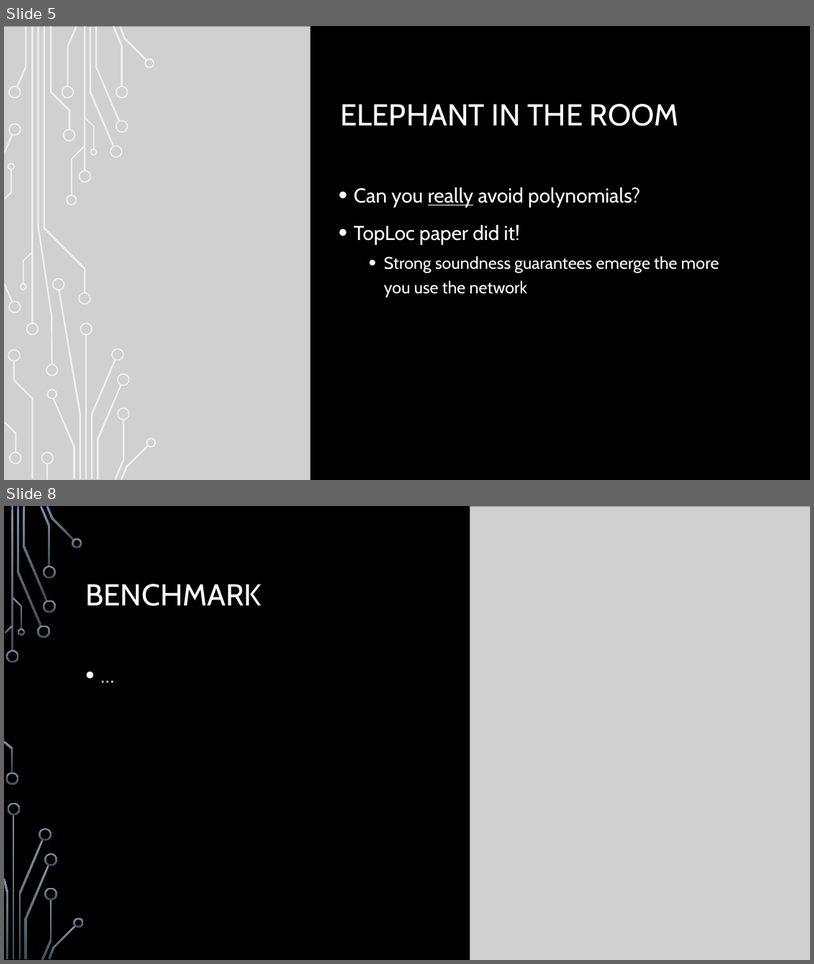
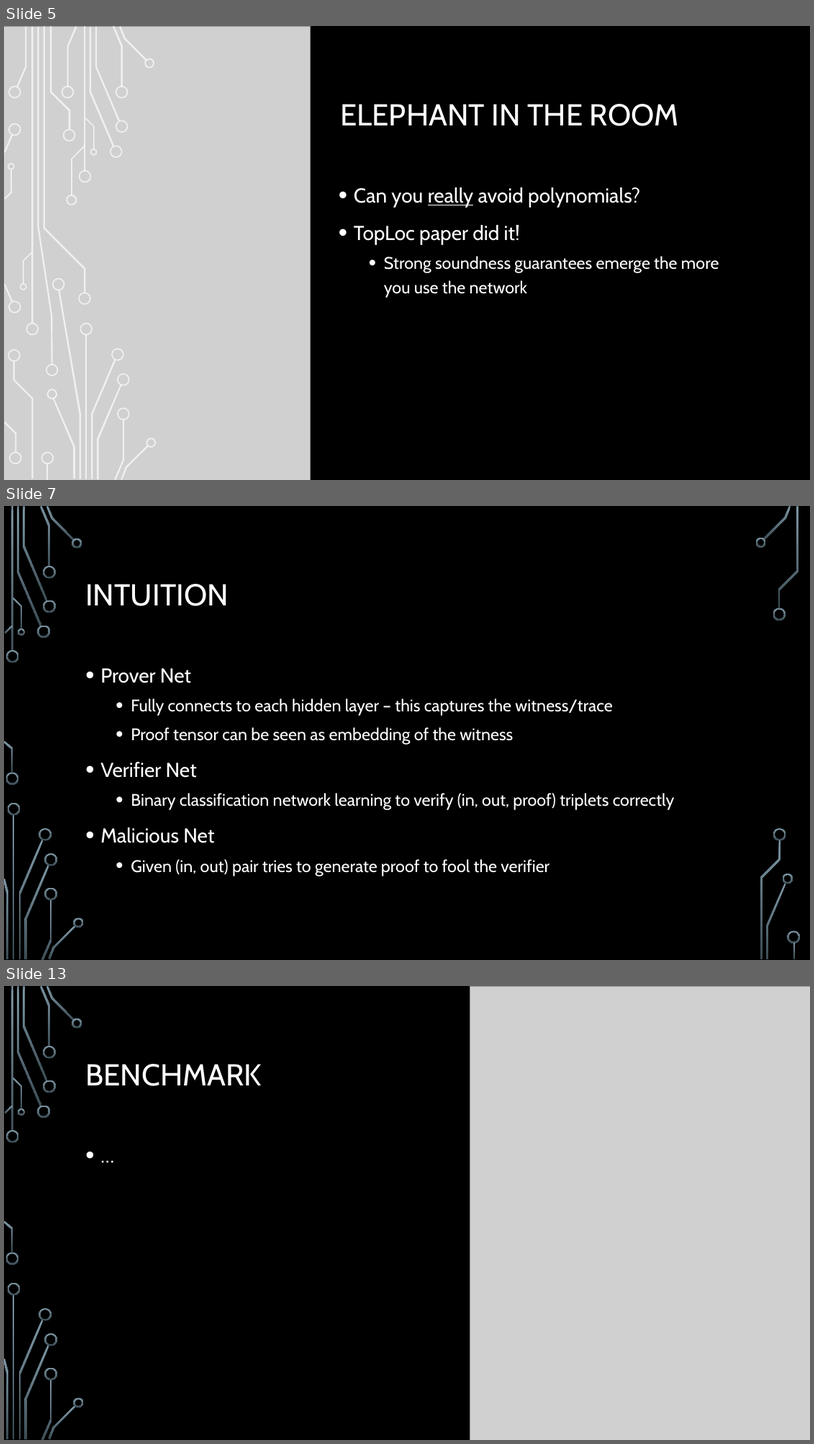
Before and after one commit to igorperic17/nomopoly, a slide deck: deck/zk-hack-berlin.pptx. Shown one above the other, each under a label of ours: slides 5 and 8 before the commit, slides 5, 7 and 13 after it; the slides between them are not shown. The pictures are 814x964 and 814x1444 pixels, drawn with LibreOffice and Linux fonts; fonts in the diff are those of the drawing; grey boxes stand for pictures; background and template pictures are left out. Boxes give left, top, right and bottom in pixels: in the first picture for what was removed or moved away, otherwise in the second. Text is boxed around its words. In the diff, an @@ line names an element or a change of style, - is before the commit and + after.

```diff
--- a/deck/zk-hack-berlin.pptx
+++ b/deck/zk-hack-berlin.pptx
@@ slide 7 added at box(4, 506, 810, 960), background picture (left out); not listed: 31 template elements that a slide beside it also shows @@
@@ title added at box(85, 584, 229, 606), 36 pt, text #FFFFFF @@
+INTUITION
@@ text added at box(100, 668, 675, 876), 20 pt, text #FFFFFF @@
+• Prover Net
+  • Fully connects to each hidden layer – this captures the witness/trace
+  • Proof tensor can be seen as embedding of the witness
+• Verifier Net
+  • Binary classification network learning to verify (in, out, proof) triplets correctly
+• Malicious Net
+  • Given (in, out) pair tries to generate proof to fool the verifier
@@ group added at box(756, 538, 801, 943): 5 freeform shapes @@
@@ what was slide 8 is now slide 13 @@
```
Also in this commit, not shown: 2 slides changed, 5 other slides added, 1 slide removed, 9 other files.
